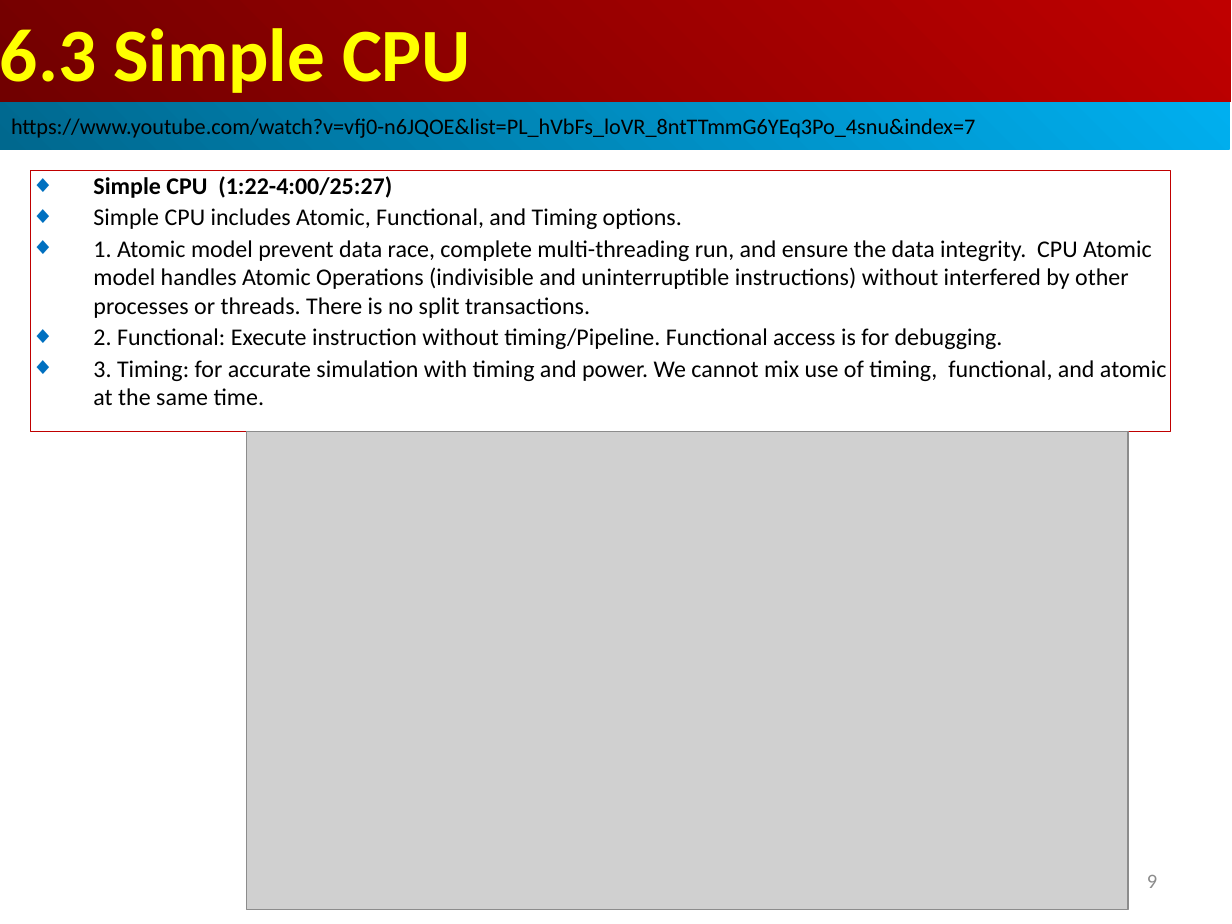
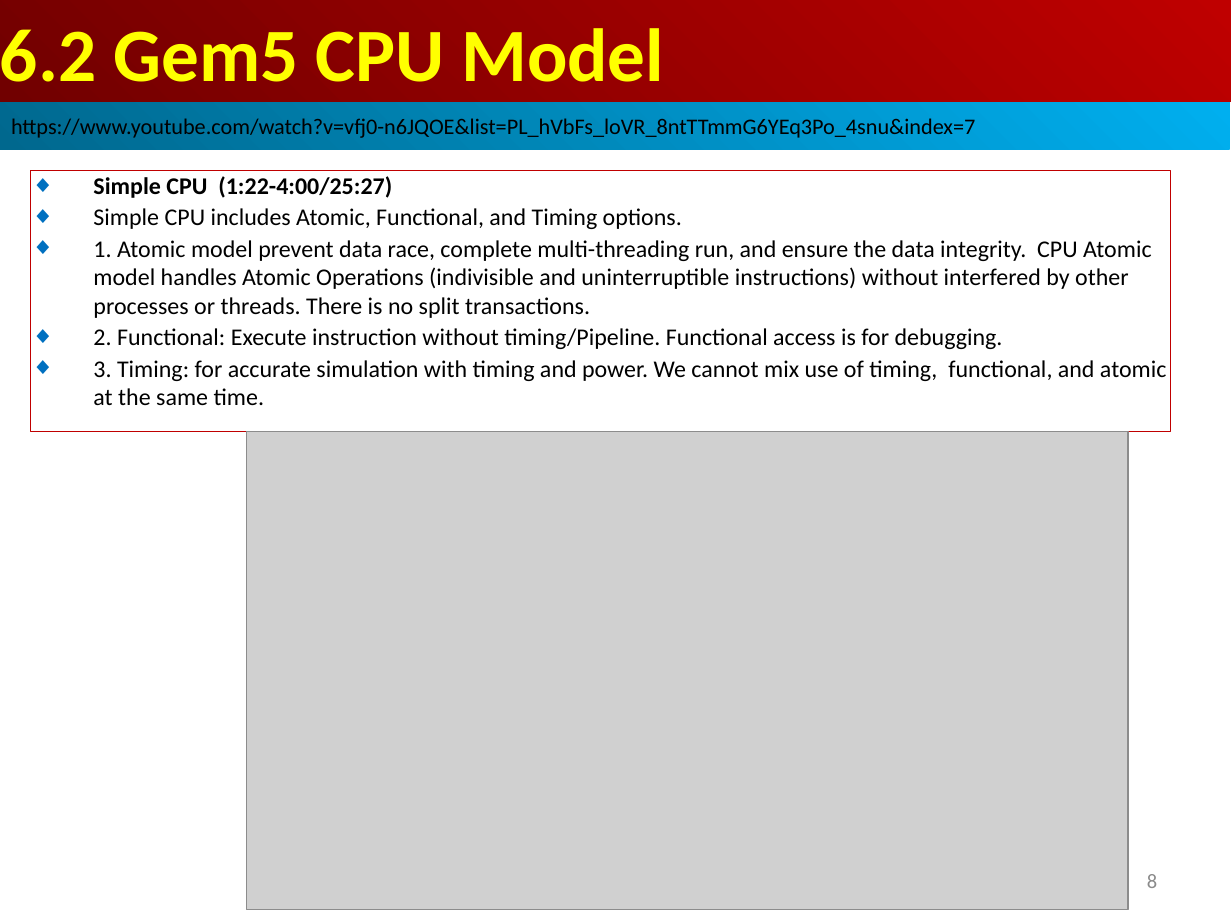
Before and after one commit to peterhchen/AIU_CS850_Gem5_McPAT, a slide deck: slide 8 of 050_Gem5/007.CPUModel/000_Video/007.CPUModel.ppt (slide 9 before the commit). Drawn at 1232x924 pixels with LibreOffice and Linux fonts; fonts in the diff are those of the drawing; grey boxes stand for pictures. Boxes give left, top, right and bottom in pixels: in the first picture for what was removed or moved away, otherwise in the second. Text is boxed around its words. In the diff, an @@ line names an element or a change of style, - is before the commit and + after.

```diff
--- a/050_Gem5/007.CPUModel/000_Video/007.CPUModel.ppt
+++ b/050_Gem5/007.CPUModel/000_Video/007.CPUModel.ppt
@@ text in rectangle at (0,28,664,82): text changed @@
-6.3 Simple CPU
+6.2 Gem5 CPU Model
@@ page number at (1147,874,1157,888): text changed @@
-9
+8
```
Also in this commit, not shown: 2 other slides changed, 2 slides added, 1 slide removed.
